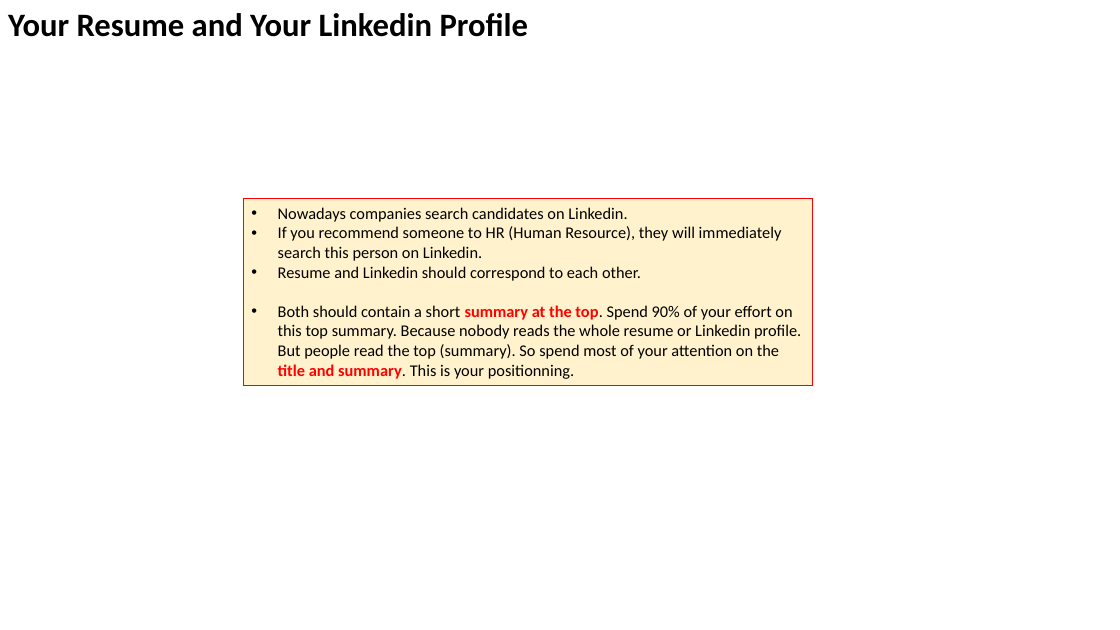
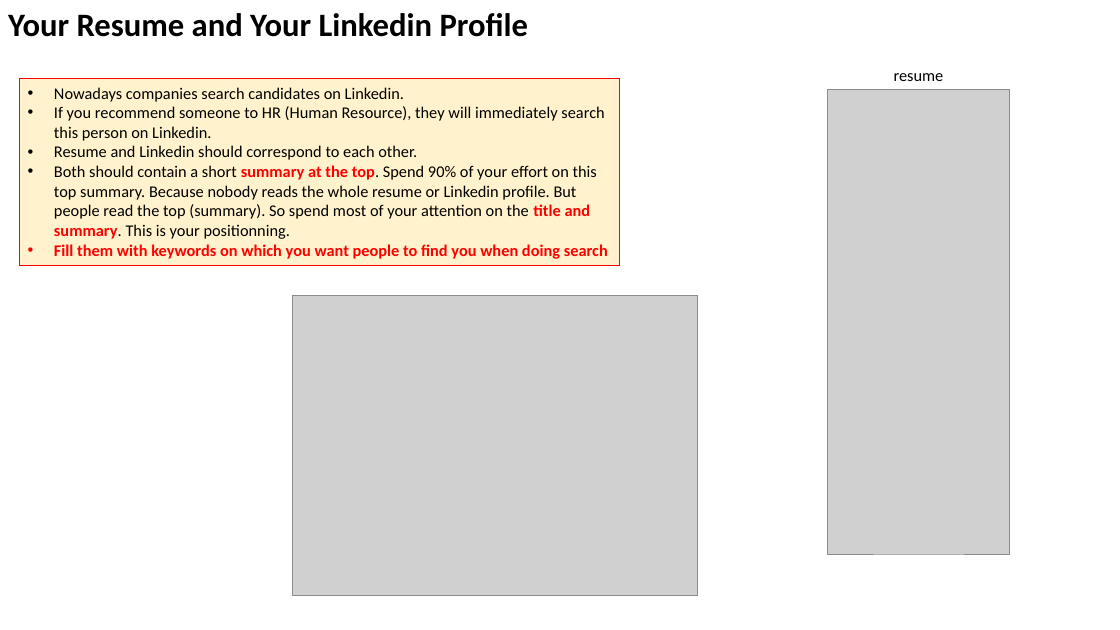
Before and after one commit to lselector/marketing, a slide deck: slide 14 of Job_Searching.pptx. Drawn at 1120x630 pixels with LibreOffice and Linux fonts; fonts in the diff are those of the drawing; grey boxes stand for pictures. Boxes give left, top, right and bottom in pixels: in the first picture for what was removed or moved away, otherwise in the second. Text is boxed around its words. In the diff, an @@ line names an element or a change of style, - is before the commit and + after.

```diff
--- a/Job_Searching.pptx
+++ b/Job_Searching.pptx
@@ rectangle "Nowadays companies search candidates on ...": place and size @@
-rectangle "Nowadays companies search candidates on ..." at (243, 199, 812, 386)
+rectangle "Nowadays companies search candidates on ..." at (19, 79, 620, 266)
@@ picture added at (828, 89, 1010, 554) @@
@@ text added at (894, 73, 944, 81), 14 pt, text #000000 @@
+resume
@@ text in rectangle at (54, 244, 608, 259): paragraph added @@
+• Fill them with keywords on which you want people to find you when doing search
@@ picture added at (292, 296, 697, 596) @@
```
Also in this commit, not shown: 10 other slides changed, 2 slides added.
